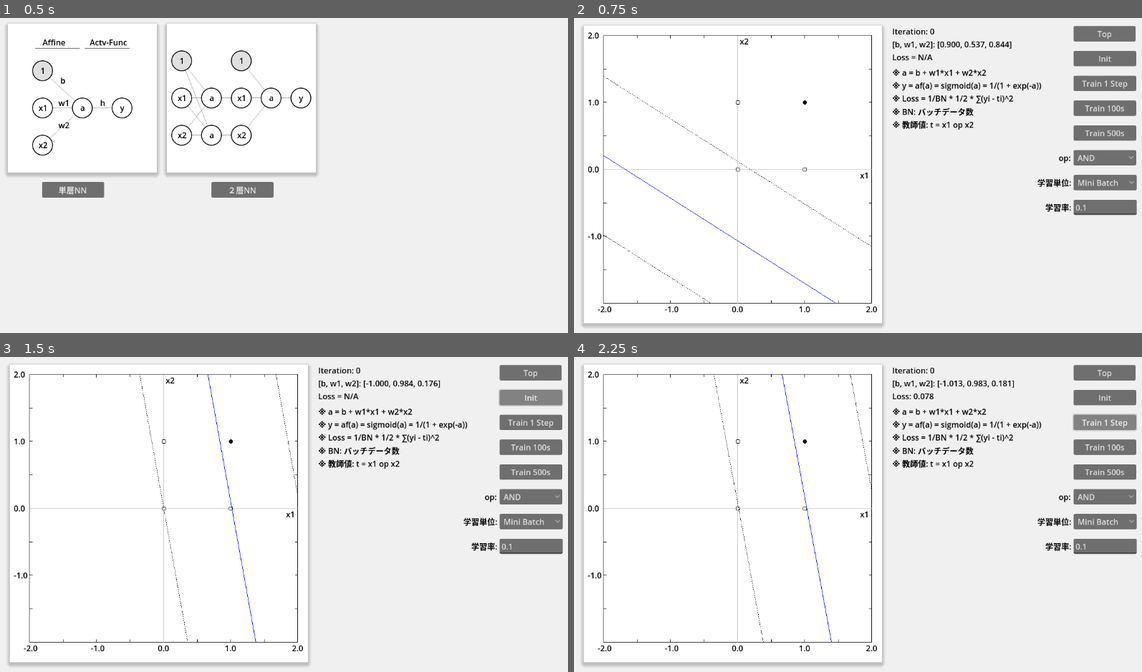
Above: before the commit, frames 1-4 (two rows, left to right).
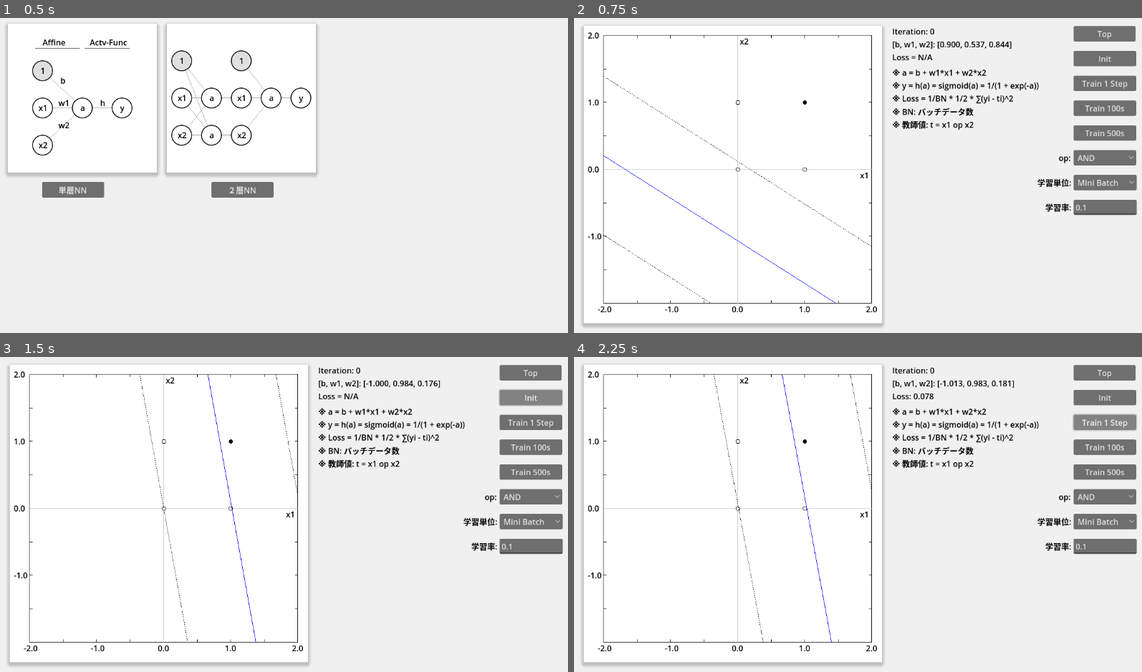
Above: after the commit, the same moments.

Repository: vivisuke/VisualFCL
Game: Godot game, scene res://top_scene.tscn
Same seed, same stepped clock (60 frames per second), same inputs: the game is played once before the commit and once after it.
Inputs:
- Up to frame 1 (0.5 s): no input
- Up to frame 2 (0.75 s): click "単層NN" at 0.5 s
- Up to frame 3 (1.5 s): click "Init" at 1.25 s
- Up to frame 4 (2.25 s): click "Train 1 Step" at 2 s

Frame 1 is identical in both runs. In frame 2, 0.3% of the frame differs, in the area x 60-83%, y 20-24%; in frame 3, 0.3%; in frame 4, 0.3%.

Commit message:
0051 ◎ C 06/19 06/20 0.003│ToDo│∂L/[∂b, ∂w1, ∂w2] 表示？

Diff:
--- a/VisualFCL/fc1layer_scene.tscn
+++ b/VisualFCL/fc1layer_scene.tscn
@@ -56,7 +56,7 @@
 offset_right = 835.0
 offset_bottom = 159.0
 theme_override_colors/font_color = Color(0, 0, 0, 1)
-text = "※ y = af(a) = sigmoid(a) = 1/(1 + exp(-a))"
+text = "※ y = h(a) = sigmoid(a) = 1/(1 + exp(-a))"
 
 [node name="HelpLabel_3" type="Label" parent="."]
 offset_left = 645.0
--- a/VisualFCL/fc2layer_scene.tscn
+++ b/VisualFCL/fc2layer_scene.tscn
@@ -72,9 +72,9 @@
 
 [node name="Weight12Label" type="Label" parent="."]
 offset_left = 20.0
-offset_top = 548.0
+offset_top = 574.0
 offset_right = 166.0
-offset_bottom = 574.0
+offset_bottom = 600.0
 theme_override_colors/font_color = Color(0, 0, 0, 1)
 text = "[b, w1, w2]: [0, 0, 0]"
 
@@ -85,6 +85,30 @@
 offset_bottom = 548.0
 theme_override_colors/font_color = Color(0, 0, 0, 1)
 text = "[b, w1, w2]: [0, 0, 0]"
+
+[node name="Grad11Label" type="Label" parent="."]
+offset_left = 20.0
+offset_top = 548.0
+offset_right = 199.0
+offset_bottom = 574.0
+theme_override_colors/font_color = Color(0, 0, 0, 1)
+text = "∂L/∂[b, w1, w2]: [0, 0, 0]"
+
+[node name="Grad12Label" type="Label" parent="."]
+offset_left = 20.0
+offset_top = 600.0
+offset_right = 199.0
+offset_bottom = 626.0
+theme_override_colors/font_color = Color(0, 0, 0, 1)
+text = "∂L/∂[b, w1, w2]: [0, 0, 0]"
+
+[node name="Grad2Label" type="Label" parent="."]
+offset_left = 491.0
+offset_top = 548.0
+offset_right = 670.0
+offset_bottom = 574.0
+theme_override_colors/font_color = Color(0, 0, 0, 1)
+text = "∂L/∂[b, w1, w2]: [0, 0, 0]"
 
 [node name="LossLabel" type="Label" parent="."]
 offset_left = 941.0
--- a/VisualFCL/scripts/fc2layer_scene.gd
+++ b/VisualFCL/scripts/fc2layer_scene.gd
@@ -141,6 +141,9 @@
 	$GraphRect_1.vv_weight = vv_weight
 	$GraphRect_1.queue_redraw()
 	$Weight2Label.text = "[b, w1, w2]: [%.3f, %.3f, %.3f]" % scnd_layer.vec_weight
+	$Grad11Label.text = "∂L/∂[b, w1, w2]: [%.3f, %.3f, %.3f]" % vec_grad_11
+	$Grad12Label.text = "∂L/∂[b, w1, w2]: [%.3f, %.3f, %.3f]" % vec_grad_12
+	$Grad2Label.text = "∂L/∂[b, w1, w2]: [%.3f, %.3f, %.3f]" % vec_grad_2
 	$GraphRect_2.vec_input = vec_input_2nd
 	$GraphRect_2.vv_weight = [scnd_layer.vec_weight]
 	$GraphRect_2.queue_redraw()
Not shown, changed: VisualFCL.spr
